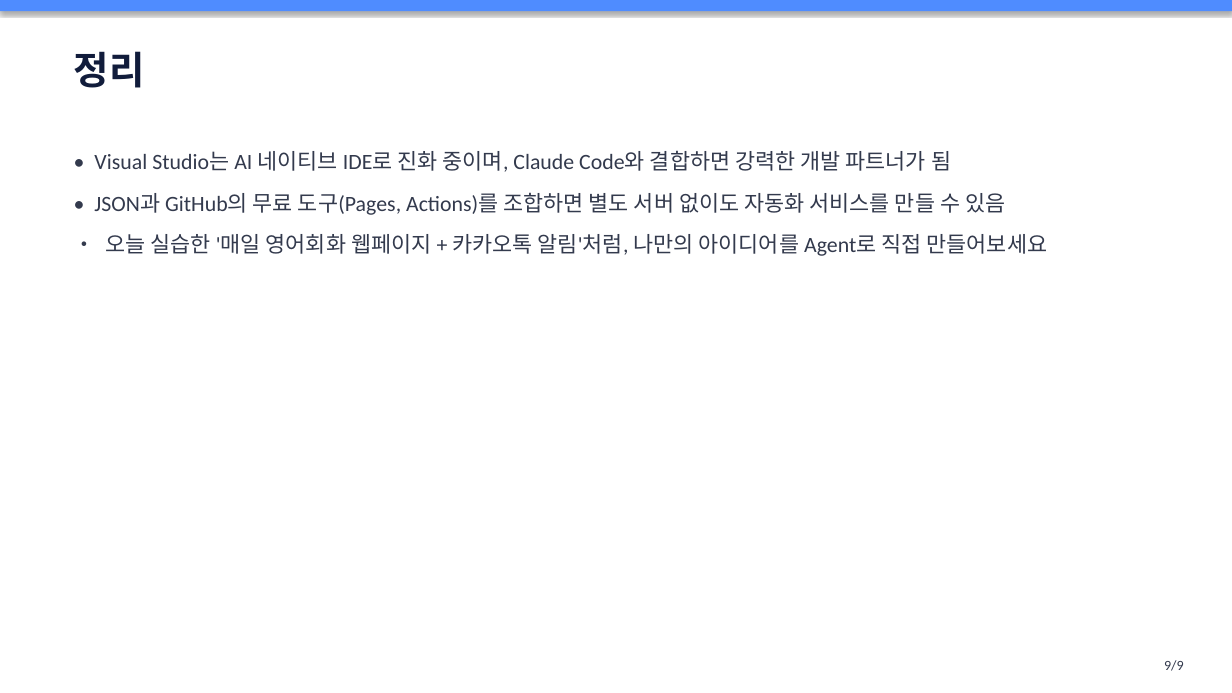
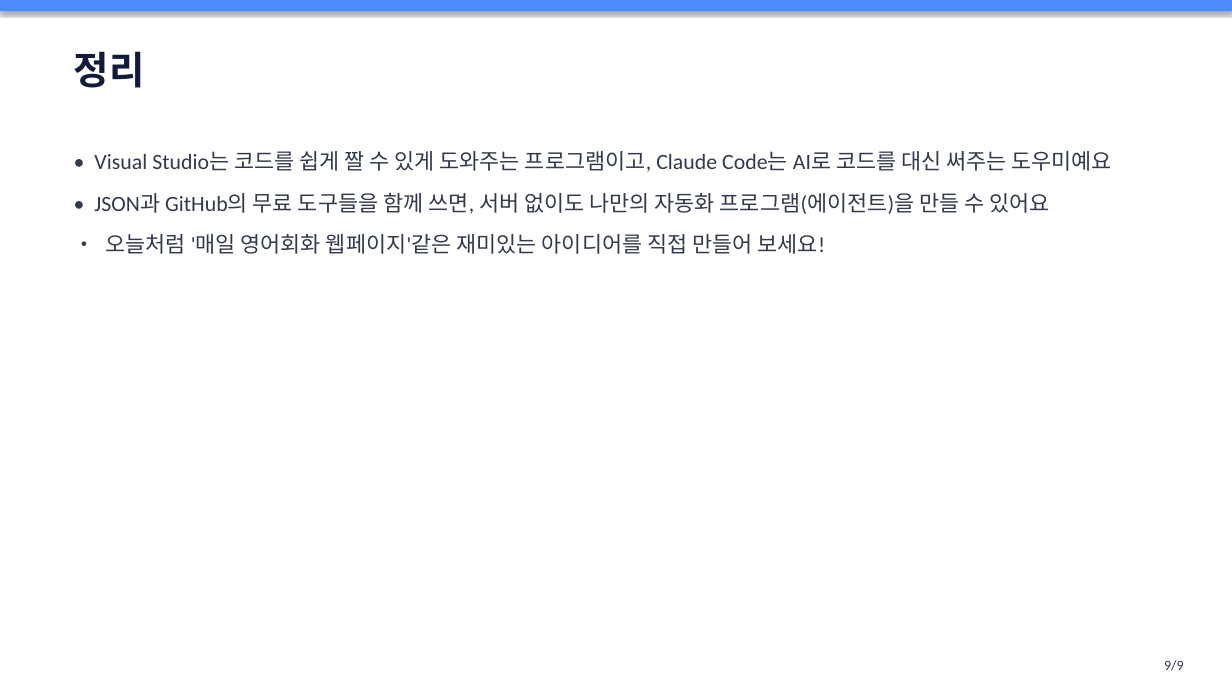
Before and after one commit to oysking55-ctrl/pt-agent, a slide deck: slide 9 of docs/01-visual-studio-agent/slides.pptx. Drawn at 1232x693 pixels with LibreOffice and Linux fonts; fonts in the diff are those of the drawing. Boxes give left, top, right and bottom in pixels: in the first picture for what was removed or moved away, otherwise in the second. Text is boxed around its words. In the diff, an @@ line names an element or a change of style, - is before the commit and + after.

```diff
--- a/docs/01-visual-studio-agent/slides.pptx
+++ b/docs/01-visual-studio-agent/slides.pptx
@@ text at bbox=[94, 151, 1113, 254]: text changed @@
-• Visual Studio는 AI 네이티브 IDE로 진화 중이며, Claude Code와 결합하면 강력한 개발 파트너가 됨
-• JSON과 GitHub의 무료 도구(Pages, Actions)를 조합하면 별도 서버 없이도 자동화 서비스를 만들 수 있음
-• 오늘 실습한 '매일 영어회화 웹페이지 + 카카오톡 알림'처럼, 나만의 아이디어를 Agent로 직접 만들어보세요
+• Visual Studio는 코드를 쉽게 짤 수 있게 도와주는 프로그램이고, Claude Code는 AI로 코드를 대신 써주는 도우미예요
+• JSON과 GitHub의 무료 도구들을 함께 쓰면, 서버 없이도 나만의 자동화 프로그램(에이전트)을 만들 수 있어요
+• 오늘처럼 '매일 영어회화 웹페이지'같은 재미있는 아이디어를 직접 만들어 보세요!
```
Also in this commit, not shown: 7 other slides changed, 1 slide added, 1 slide removed, 5 other files.
